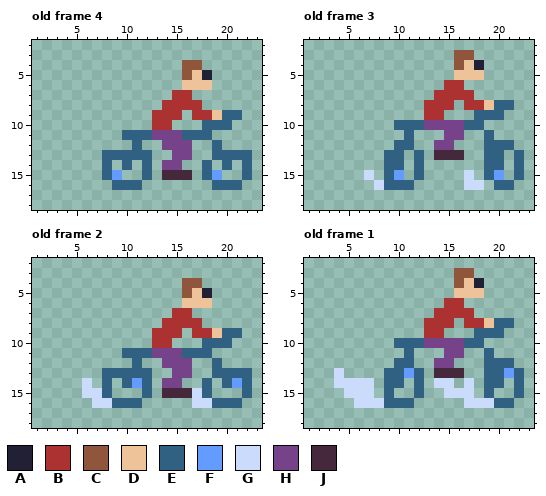
Pixel-art file -- assets/chechu.ase. The picture above was drawn from the file before the commit.
28x22 pixels, 4 frames. Shown: old frame 4: x 1..23, y 2..18; old frame 3: x 1..23, y 2..18; old frame 2: x 1..23, y 2..18; old frame 1: x 1..23, y 2..18. The commit also changed other frames, which this record leaves out.
Visible layers, top first: "Layer 1", "Layer 2", "Layer 3".
Palette (. is transparent): A #222034  B #ac3232  C #8f563b  D #eec39a  E #306082  F #639bff  G #cbdbfc  H #76428a  J #45283c
Pixels before, old frame 4, first column x 8:
 4 ........CC.....
 5 ........CDA....
 6 ........DDD....
 7 .......BB......
 8 ......BBBB.....
 9 .....BBB.BBDEE.
10 .....BB...EEE..
11 ..EEEHHHEEE....
12 ...E..HHH..E...
13 EEEEE..HH..EEEE
14 E.E.E.HH..E.E.E
15 EF..E.JJJ.EF..E
16 .EEE.......EEE.
Pixels before, old frame 3, first column x 7:
 3 .........CC.....
 4 .........CDA....
 5 .........DDD....
 6 ........BB......
 7 .......BBBB.....
 8 ......BBB.BBDEE.
 9 ......BB...EEE..
10 ...EEEHHHHEE....
11 ....E...HH..E...
12 ...EE..HH...EEE.
13 ..EE.E.JJJ..EE.E
14 ..EE.E......EE.E
15 G.EF.E....G.EF.E
16 .GEEE.....GG.EE.
Pixels before, old frame 2, first column x 6:
 4 ..........CC.....
 5 ..........CDA....
 6 ..........DDD....
 7 .........BB......
 8 ........BBBB.....
 9 .......BBB.BBDEE.
10 .......BB...EEE..
11 ....EEEHHHEEE....
12 .....E..HHH..E...
13 ..EEEEE..HH..EEEE
14 G.E.EFE.HH..E.EFE
15 GGE...E.JJJGE...E
16 .GGEEE.....GGEEE.
Pixels before, old frame 1, first column x 4:
 3 ............CC.....
 4 ............CDA....
 5 ............DDD....
 6 ...........BB......
 7 ..........BBBB.....
 8 .........BBB.BBDEE.
 9 .........BB...EEE..
10 ......EEEHHHHEE....
11 .......E...HH..E...
12 ......EE..HH...EEE.
13 G....EEFE.JJJ..EEFE
14 GGGG.EE.E.GG.G.EE.E
15 .GGG.E..E..GGG.E..E
16 ..GGGEEE.....GGGEE.
Once edited:
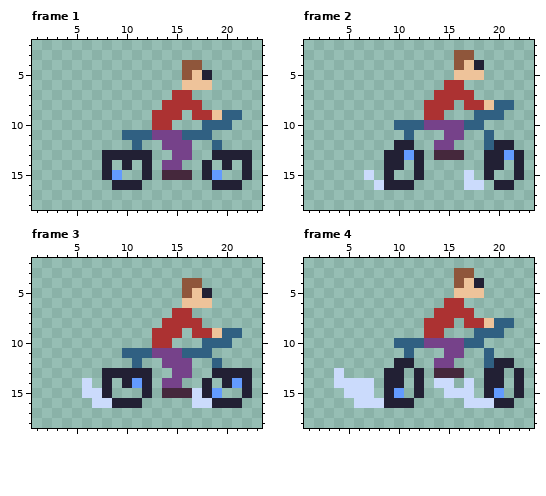
A new or re-ordered frame is compared with the old frame closest to it.
The edit:
frames re-ordered
Frame 1 against old frame 4, layer "Layer 2":
y 13: x 8..12 EEEEE -> AAAAA; x 19..22 EEEE -> AAAA
y 14: x 8 E -> A; x 10 E -> A; x 12 E -> A; x 18 E -> A; x 20 E -> A; x 22 E -> A
y 15: x 8 E -> A; x 12 E -> A; x 18 E -> A; x 22 E -> A
y 16: x 9..11 EEE -> AAA; x 19..21 EEE -> AAA
Frame 2 against old frame 3, layers "Layer 1", "Layer 2":
y 12: x 10..11 EE -> AA; x 20..21 EE -> AA
y 13: x 9..12 EE.E -> AAFA; x 19..22 EE.E -> AAFA
y 14: x 9..10 EE -> AA; x 12 E -> A; x 19..20 EE -> AA; x 22 E -> A
y 15: x 9..10 EF -> A.; x 12 E -> A; x 19..20 EF -> A.; x 22 E -> A
y 16: x 9..11 EEE -> AAA; x 20..21 EE -> AA
Frame 3 against old frame 2, layer "Layer 2":
y 13: x 8..12 EEEEE -> AAAAA; x 19..22 EEEE -> AAAA
y 14: x 8 E -> A; x 10 E -> A; x 12 E -> A; x 18 E -> A; x 20 E -> A; x 22 E -> A
y 15: x 8 E -> A; x 12 E -> A; x 18..19 E. -> AF; x 22 E -> A
y 16: x 9..11 EEE -> AAA; x 19..21 EEE -> AAA
Frame 4 against old frame 1, layers "Layer 1", "Layer 2":
y 12: x 10..11 EE -> AA; x 20..21 EE -> AA
y 13: x 9..12 EEFE -> AA.A; x 19..22 EEFE -> AA.A
y 14: x 9..10 EE -> AA; x 12 E -> A; x 19..20 EE -> AA; x 22 E -> A
y 15: x 9..10 E. -> AF; x 12 E -> A; x 19..20 E. -> AF; x 22 E -> A
y 16: x 9..11 EEE -> AAA; x 20..21 EE -> AA
Boxes around the changes in both pictures, in picture pixels (x1, y1, x2, y2):
changed: (102, 150, 152, 190)
changed: (202, 150, 252, 190)
changed: (384, 140, 424, 190)
changed: (484, 140, 524, 190)
changed: (102, 368, 152, 408)
changed: (202, 368, 252, 408)
changed: (384, 358, 424, 408)
changed: (484, 358, 524, 408)
